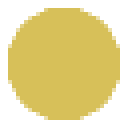
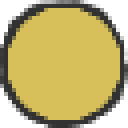
Before/after of a 128×128 layered artwork. What changed in the layer stack:
added layer "Offset #1" above "Background" over [0, 0, 128, 128]
